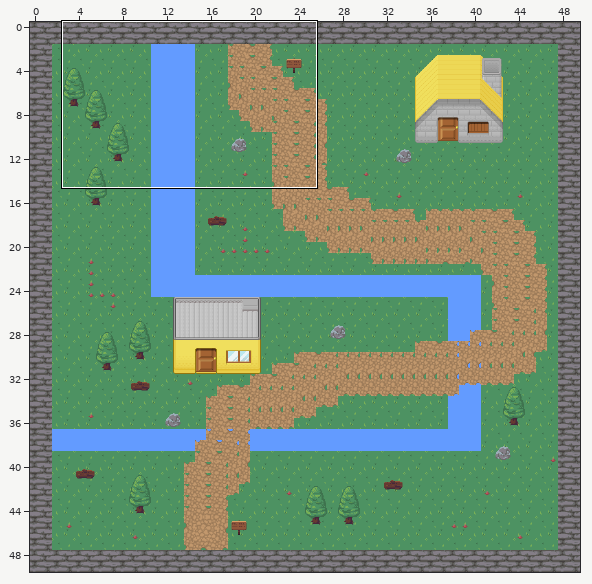
Two states of a Tiled map, map/world.tmx. Above, an overview of the earlier version with the close-up marked.
Close-up. The starting point:
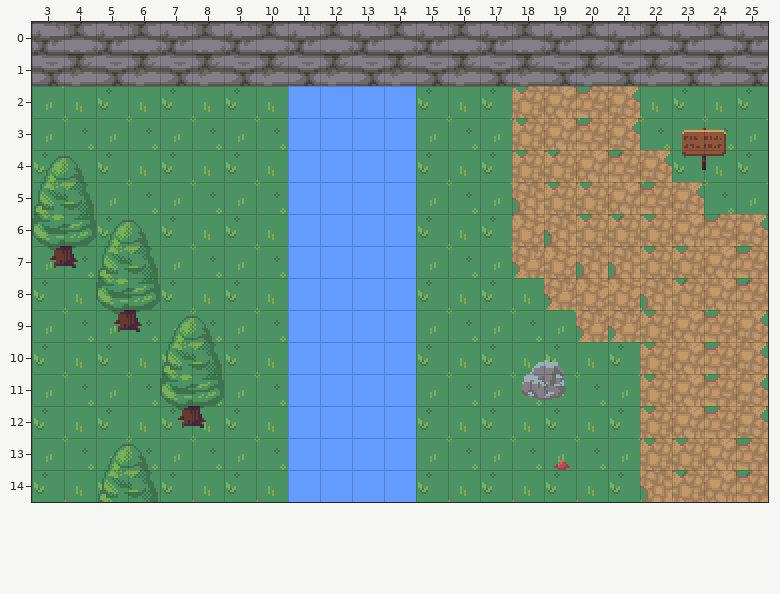
Cells are 16x16 px. Shown: x 3..25, y 0..14.
The same view after the edit:
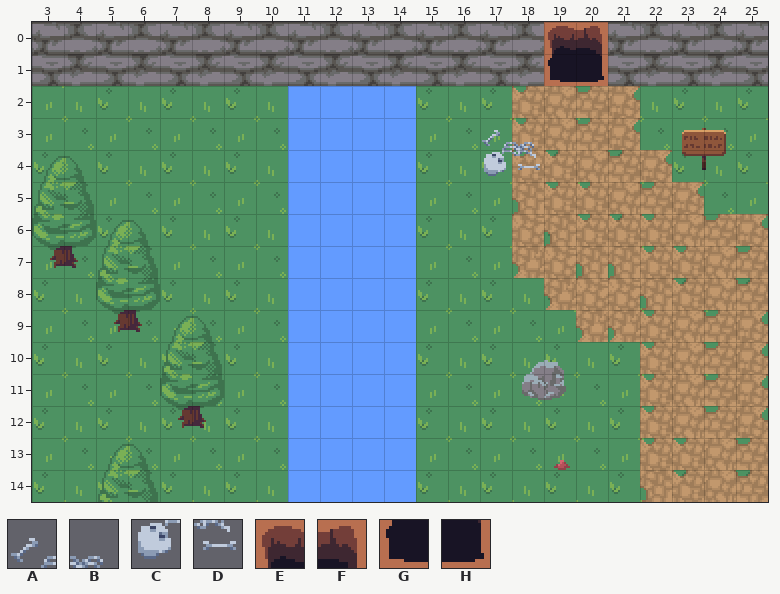
Key: from "dungeon2": A 78, B 79, C 94, D 95, E 166, F 167, G 182, H 183.
_ is an empty cell, . an unchanged one.
Tiles of an added or newly shown layer are drawn over the layers below it.
What changed:
--- layer "dungeon" (added)
@@ x 19..20 @@
- 0 __
- 1 __
+ 0 EF
+ 1 GH
@@ x 17..18 @@
- 3 __
- 4 __
+ 3 AB
+ 4 CD
